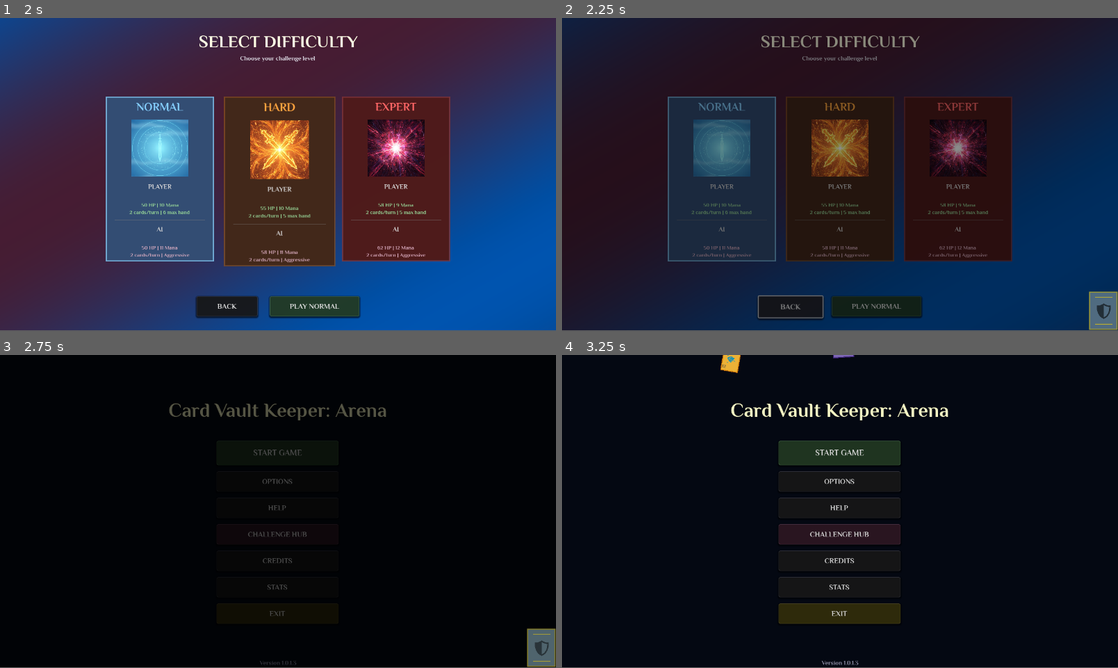
Above: before the commit, frames 1-4 (two rows, left to right).
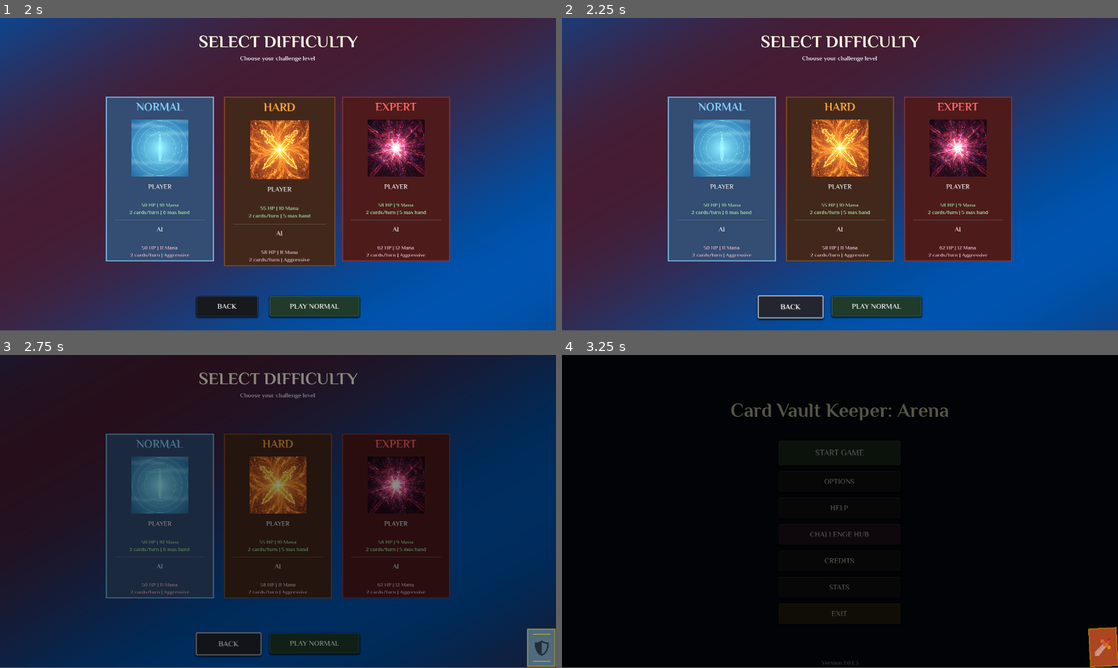
Above: after the commit, the same moments.

Repository: lextrack/Card-Vault-Keeper-Arena
Game: Godot game, scene res://scenes/MainMenu.tscn
Two runs of this game, one before a commit and one after it. Both use one fixed random seed, a clock stepped at 60 frames per second and the inputs below. Sound files missing from this copy of the repository are replaced by a short silence.
Inputs (mouse positions are in pixels of both pictures, inside the frame that each line leads up to):
- Up to frame 1 (2 s): click "START GAME" at 0.5 s; click "START GAME" at 1.25 s
- Up to frame 2 (2.25 s): click "BACK" at 2 s
- Up to frame 3 (2.75 s): no input
- Up to frame 4 (3.25 s): click (878, 642) at 2.75 s, where only the run after the commit has a clickable "PLAY NORMAL"

Frame 1 is identical in both runs. In frame 2, 99% of the frame differs, in the area x 0-100%, y 0-100%; in frame 3, 97%; in frame 4, 6.5%.

Commit message:
Music for difficulty menu

Diff:
--- a/scenes/MainMenu.tscn
+++ b/scenes/MainMenu.tscn
@@ -372,6 +372,7 @@
 [node name="MenuMusicPlayer" type="AudioStreamPlayer" parent="AudioManager"]
 stream = ExtResource("2_0ykhv")
 volume_db = 3.0
+bus = &"Music"
 
 [node name="UIPlayer" type="AudioStreamPlayer" parent="AudioManager"]
 volume_db = -5.0
--- a/scripts/DifficultyMenu.gd
+++ b/scripts/DifficultyMenu.gd
@@ -17,6 +17,7 @@
 
 @onready var ui_player = $AudioManager/UIPlayer
 @onready var hover_player = $AudioManager/HoverPlayer
+@onready var global_music_manager = get_node("/root/GlobalMusicManager")
 
 var selected_difficulty: String = "normal"
 var is_transitioning: bool = false
@@ -54,6 +55,13 @@
 	setup_buttons()
 	select_difficulty("normal", false)
 
+
+	var difficulty_music = preload("res://audio/music/difficulty_menu.ogg")
+	if global_music_manager:
+		global_music_manager.set_difficulty_music_stream(difficulty_music)
+		global_music_manager.set_difficulty_volume(-9.0)
+		global_music_manager.start_difficulty_music(1.5)
+
 	await handle_scene_entrance()
 	normal_card.grab_focus()
 
@@ -322,6 +330,11 @@
 	is_transitioning = true
 	play_ui_sound("button_click")
 
+	if global_music_manager:
+		global_music_manager.stop_difficulty_music_for_menu(0.8)
+		await get_tree().create_timer(0.5).timeout
+		global_music_manager.start_menu_music(1.0)
+
 	TransitionManager.fade_to_scene("res://scenes/MainMenu.tscn", 1.0)
 
 func _on_start_pressed():
@@ -338,7 +351,11 @@
 	tween.tween_property(start_button, "scale", Vector2(1.0, 1.0), 0.1)
 
 	await tween.finished
-	TransitionManager.fade_to_scene("res://scenes/Main.tscn", 1.2)
+
+	if global_music_manager:
+		global_music_manager.stop_all_music(0.5)
+
+	TransitionManager.fade_to_scene("res://scenes/Main.tscn", 1.0)
 
 func _on_button_hover(button: Button):
 	play_hover_sound()
--- a/scripts/GlobalMusicManager.gd
+++ b/scripts/GlobalMusicManager.gd
@@ -18,6 +18,8 @@
 
 var master_music_volume: float = 1.0
 var music_muted: bool = false
+var difficulty_music_player: AudioStreamPlayer
+var default_difficulty_volume: float = -1.0
 
 func _ready():
 	_tree = get_tree()
@@ -58,6 +60,17 @@
 	game_music_player.finished.connect(_on_game_music_finished)
 	add_child(game_music_player)
 
+	difficulty_music_player = AudioStreamPlayer.new()
+	difficulty_music_player.name = "GlobalDifficultyMusicPlayer"
+	difficulty_music_player.volume_db = default_difficulty_volume
+	difficulty_music_player.bus = "Music"
+	difficulty_music_player.finished.connect(_on_difficulty_music_finished)
+	add_child(difficulty_music_player)
+
+func _on_difficulty_music_finished():
+	if current_music_type == "difficulty" and difficulty_music_player.stream:
+		difficulty_music_player.play()
+
 func _on_menu_music_finished():
 	if current_music_type == "menu" and menu_music_player.stream:
 		menu_music_player.play()
@@ -97,6 +110,9 @@
 
 	if game_music_player:
 		game_music_player.volume_db = _calculate_final_volume(default_game_volume, volume_multiplier)
+
+	if difficulty_music_player:
+		difficulty_music_player.volume_db = _calculate_final_volume(default_difficulty_volume, volume_multiplier)
 
 func _calculate_final_volume(base_volume: float, multiplier: float) -> float:
 	if multiplier <= 0.0:
@@ -264,6 +280,51 @@
 	var target_volume = _calculate_final_volume(default_game_volume, master_music_volume if not music_muted else 0.0)
 	tween.tween_property(game_music_player, "volume_db", target_volume, fade_duration)
 
+func set_difficulty_volume(volume_db: float):
+	default_difficulty_volume = volume_db
+	if difficulty_music_player:
+		difficulty_music_player.volume_db = _calculate_final_volume(default_difficulty_volume, master_music_volume if not music_muted else 0.0)
+
+func set_difficulty_music_stream(stream: AudioStream):
+	if difficulty_music_player:
+		difficulty_music_player.stream = stream
+
+func start_difficulty_music(fade_duration: float = 1.5):
+	if current_music_type == "difficulty" and difficulty_music_player and difficulty_music_player.playing:
+		return
+
+	stop_all_music(0.5)
+	await _tree.create_timer(0.3).timeout
+
+	if not difficulty_music_player or not difficulty_music_player.stream:
+		return
+
+	current_music_type = "difficulty"
+
+	difficulty_music_player.volume_db = -40.0
+	difficulty_music_player.play()
+
+	_kill_all_tweens()
+
+	var tween = create_tween()
+	active_tweens.append(tween)
+	var target_volume = _calculate_final_volume(default_difficulty_volume, master_music_volume if not music_muted else 0.0)
+	tween.tween_property(difficulty_music_player, "volume_db", target_volume, fade_duration)
+
+func stop_difficulty_music_for_menu(fade_duration: float = 0.8):
+	if current_music_type != "difficulty":
+		return
+
+	_kill_all_tweens()
+
+	var tween = create_tween()
+	active_tweens.append(tween)
+	tween.tween_property(difficulty_music_player, "volume_db", -60.0, fade_duration)
+
+	await tween.finished
+	difficulty_music_player.stop()
+	current_music_type = ""
+
 func stop_all_music(fade_duration: float = 1.0):
 	_kill_all_tweens()
 
@@ -278,6 +339,9 @@
 	if game_music_player and game_music_player.playing:
 		players_to_stop.append(game_music_player)
 
+	if difficulty_music_player and difficulty_music_player.playing:
+		players_to_stop.append(difficulty_music_player)
+
 	if players_to_stop.size() == 0:
 		current_music_type = ""
 		return
@@ -295,6 +359,9 @@
 		player.stop()
 
 	current_music_type = ""
+
+func is_difficulty_music_playing() -> bool:
+	return current_music_type == "difficulty" and difficulty_music_player and difficulty_music_player.playing
 
 func stop_menu_music_for_game(fade_duration: float = 0.8):
 	if current_music_type != "menu":
Not shown, added: audio/music/difficulty_menu.ogg.import
Not shown, added: audio/music/difficulty_menu.ogg
